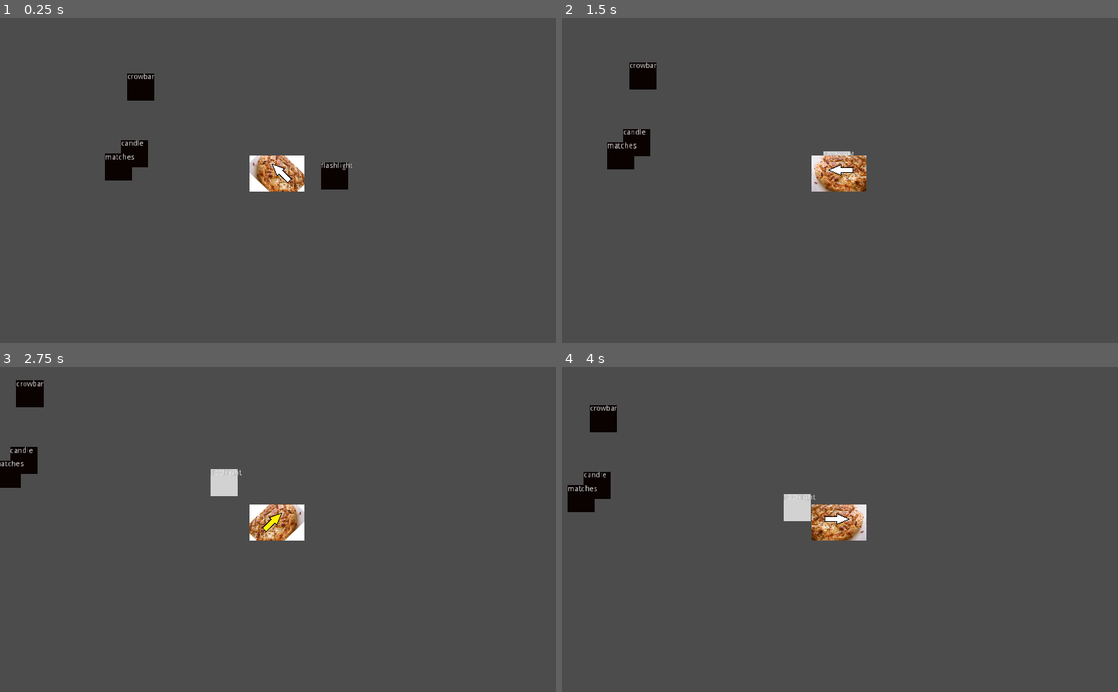
Above: before the commit, frames 1-4 (two rows, left to right).
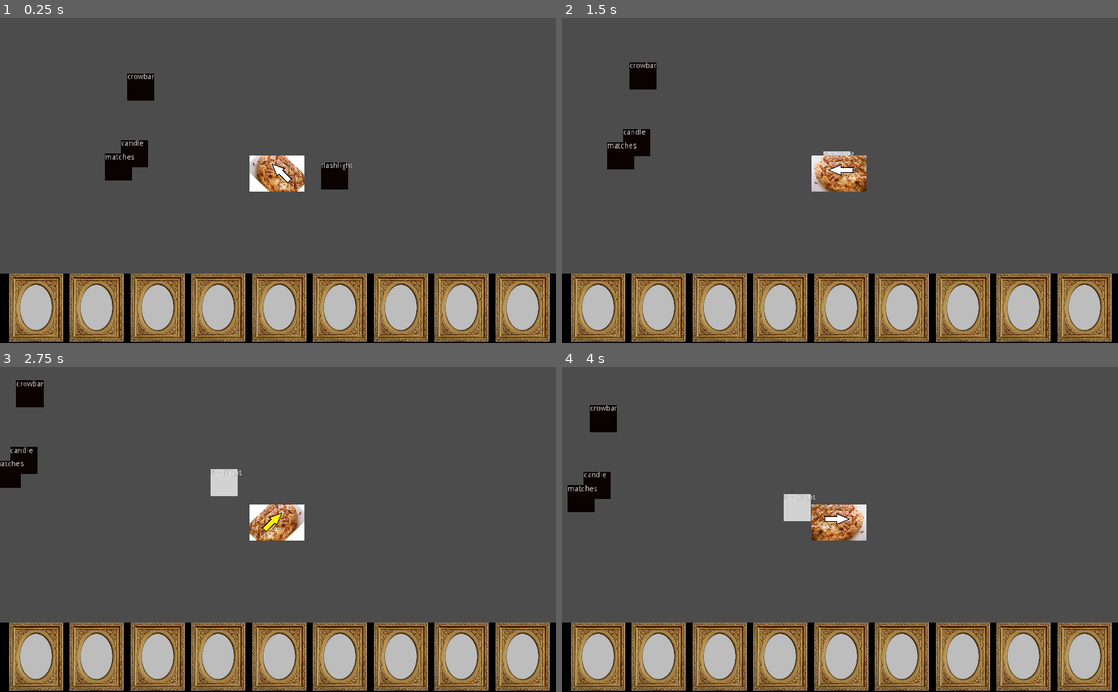
Above: after the commit, the same moments.

Repository: feyrkh/spook-encounters
Game: Godot game, scene res://scene/demo/pickThingsUpDemo.tscn
Two runs of this game, one before a commit and one after it. Both use one fixed random seed, a clock stepped at 60 frames per second and the inputs below. The project has no main scene, so this scene is started directly.
Inputs (mouse positions are in pixels of both pictures, inside the frame that each line leads up to):
- Up to frame 1 (0.25 s): no input
- Up to frame 2 (1.5 s): tap Enter at 0.5 s; move the mouse to (962, 164) at 0.52 s; hold D (p1_move_right) 0.53-1.28 s; tap X (drop_held_item, bound only after the commit) at 0.6 s; click (962, 164) at 0.67 s; tap Q (drop_held_item, bound only before the commit) at 0.8, 1.35 s; move the mouse to (728, 196) at 1.27 s; hold S (p1_move_down) from 1.28 s (still down); click (728, 196) at 1.42 s
- Up to frame 3 (2.75 s): tap 0 (inv_select_0, bound only after the commit) at 1.55, 2.1 s; move the mouse to (333, 458) at 2.02 s; release S (p1_move_down) at 2.03 s; hold D (p1_move_right) from 2.03 s (still down); click (333, 458) at 2.17 s; tap 1 (inv_select_1, bound only after the commit) at 2.3 s
- Up to frame 4 (4 s): move the mouse to (812, 594) at 2.77 s; release D (p1_move_right) at 2.78 s; hold W (p1_move_up) 2.78-3.53 s; tap 1 (inv_select_1, bound only after the commit) at 2.85 s; click (812, 594) at 2.92 s; tap 2 (inv_select_2, bound only after the commit) at 3.05, 3.6 s; move the mouse to (1006, 578) at 3.52 s; hold A (p1_move_left) from 3.53 s (still down); click (1006, 578) at 3.67 s; tap 3 (inv_select_3, bound only after the commit) at 3.8 s

The runs differ from the first frame. In frame 1, 21% of the frame differs, in the area x 0-100%, y 78-100%; in frame 2, 21%; in frame 3, 21%; in frame 4, 21%.

Commit message:
Inventory system
Mouse wheel or number keys 1-9 to select items, 0 to put away equipped item.
E to pick up items, X to drop them.

Diff:
--- a/project.godot
+++ b/project.godot
@@ -25,6 +25,11 @@
 "path": "res://scene/ghost/goal/GoalController.gd"
 }, {
 "base": "Node2D",
+"class": "HeldItem",
+"language": "GDScript",
+"path": "res://scene/player/HeldItem.gd"
+}, {
+"base": "Node2D",
 "class": "MovementController",
 "language": "GDScript",
 "path": "res://scene/ghost/move/MovementController.gd"
@@ -43,6 +48,7 @@
 "FloatController": "",
 "GhostController": "",
 "GoalController": "",
+"HeldItem": "",
 "MovementController": "",
 "PowerSource": "",
 "PowerSourceUtil": ""
@@ -97,12 +103,72 @@
 }
 drop_held_item={
 "deadzone": 0.5,
-"events": [ Object(InputEventKey,"resource_local_to_scene":false,"resource_name":"","device":0,"alt":false,"shift":false,"control":false,"meta":false,"command":false,"pressed":false,"scancode":81,"unicode":0,"echo":false,"script":null)
+"events": [ Object(InputEventKey,"resource_local_to_scene":false,"resource_name":"","device":0,"alt":false,"shift":false,"control":false,"meta":false,"command":false,"pressed":false,"scancode":88,"unicode":0,"echo":false,"script":null)
  ]
 }
 pickup_item={
 "deadzone": 0.5,
 "events": [ Object(InputEventKey,"resource_local_to_scene":false,"resource_name":"","device":0,"alt":false,"shift":false,"control":false,"meta":false,"command":false,"pressed":false,"scancode":69,"unicode":0,"echo":false,"script":null)
+ ]
+}
+next_item={
+"deadzone": 0.5,
+"events": [ Object(InputEventMouseButton,"resource_local_to_scene":false,"resource_name":"","device":-1,"alt":false,"shift":false,"control":false,"meta":false,"command":false,"button_mask":0,"position":Vector2( 0, 0 ),"global_position":Vector2( 0, 0 ),"factor":1.0,"button_index":5,"pressed":false,"doubleclick":false,"script":null)
+ ]
+}
+prev_item={
+"deadzone": 0.5,
+"events": [ Object(InputEventMouseButton,"resource_local_to_scene":false,"resource_name":"","device":-1,"alt":false,"shift":false,"control":false,"meta":false,"command":false,"button_mask":0,"position":Vector2( 0, 0 ),"global_position":Vector2( 0, 0 ),"factor":1.0,"button_index":4,"pressed":false,"doubleclick":false,"script":null)
+ ]
+}
+inv_select_1={
+"deadzone": 0.5,
+"events": [ Object(InputEventKey,"resource_local_to_scene":false,"resource_name":"","device":0,"alt":false,"shift":false,"control":false,"meta":false,"command":false,"pressed":false,"scancode":49,"unicode":0,"echo":false,"script":null)
+ ]
+}
+inv_select_2={
+"deadzone": 0.5,
+"events": [ Object(InputEventKey,"resource_local_to_scene":false,"resource_name":"","device":0,"alt":false,"shift":false,"control":false,"meta":false,"command":false,"pressed":false,"scancode":50,"unicode":0,"echo":false,"script":null)
+ ]
+}
+inv_select_3={
+"deadzone": 0.5,
+"events": [ Object(InputEventKey,"resource_local_to_scene":false,"resource_name":"","device":0,"alt":false,"shift":false,"control":false,"meta":false,"command":false,"pressed":false,"scancode":51,"unicode":0,"echo":false,"script":null)
+ ]
+}
+inv_select_4={
+"deadzone": 0.5,
+"events": [ Object(InputEventKey,"resource_local_to_scene":false,"resource_name":"","device":0,"alt":false,"shift":false,"control":false,"meta":false,"command":false,"pressed":false,"scancode":52,"unicode":0,"echo":false,"script":null)
+ ]
+}
+inv_select_5={
+"deadzone": 0.5,
+"events": [ Object(InputEventKey,"resource_local_to_scene":false,"resource_name":"","device":0,"alt":false,"shift":false,"control":false,"meta":false,"command":false,"pressed":false,"scancode":53,"unicode":0,"echo":false,"script":null)
+ ]
+}
+inv_select_6={
+"deadzone": 0.5,
+"events": [ Object(InputEventKey,"resource_local_to_scene":false,"resource_name":"","device":0,"alt":false,"shift":false,"control":false,"meta":false,"command":false,"pressed":false,"scancode":54,"unicode":0,"echo":false,"script":null)
+ ]
+}
+inv_select_7={
+"deadzone": 0.5,
+"events": [ Object(InputEventKey,"resource_local_to_scene":false,"resource_name":"","device":0,"alt":false,"shift":false,"control":false,"meta":false,"command":false,"pressed":false,"scancode":55,"unicode":0,"echo":false,"script":null)
+ ]
+}
+inv_select_8={
+"deadzone": 0.5,
+"events": [ Object(InputEventKey,"resource_local_to_scene":false,"resource_name":"","device":0,"alt":false,"shift":false,"control":false,"meta":false,"command":false,"pressed":false,"scancode":56,"unicode":0,"echo":false,"script":null)
+ ]
+}
+inv_select_9={
+"deadzone": 0.5,
+"events": [ Object(InputEventKey,"resource_local_to_scene":false,"resource_name":"","device":0,"alt":false,"shift":false,"control":false,"meta":false,"command":false,"pressed":false,"scancode":57,"unicode":0,"echo":false,"script":null)
+ ]
+}
+inv_select_0={
+"deadzone": 0.5,
+"events": [ Object(InputEventKey,"resource_local_to_scene":false,"resource_name":"","device":0,"alt":false,"shift":false,"control":false,"meta":false,"command":false,"pressed":false,"scancode":48,"unicode":0,"echo":false,"script":null)
  ]
 }
 
--- a/scene/demo/pickThingsUpDemo.tscn
+++ b/scene/demo/pickThingsUpDemo.tscn
@@ -1,7 +1,8 @@
-[gd_scene load_steps=3 format=2]
+[gd_scene load_steps=4 format=2]
 
 [ext_resource path="res://scene/player/player.tscn" type="PackedScene" id=1]
 [ext_resource path="res://scene/items/basicItem.tscn" type="PackedScene" id=2]
+[ext_resource path="res://img/itemImage/flashlight.jpg" type="Texture" id=3]
 
 [node name="Node2D" type="Node2D"]
 
@@ -9,6 +10,7 @@
 
 [node name="flashlight" parent="ItemLayer" instance=ExtResource( 2 )]
 position = Vector2( 557.648, 278.551 )
+itemSlotIconTexture = ExtResource( 3 )
 
 [node name="crowbar" parent="ItemLayer" instance=ExtResource( 2 )]
 position = Vector2( 200.291, 114.441 )
--- a/scene/ghost/GhostController.gd
+++ b/scene/ghost/GhostController.gd
@@ -60,7 +60,7 @@
 	var allPowerSources = get_tree().get_nodes_in_group("powerSource")
 	var canDrainFrom = []
 	for powerSource in allPowerSources:
-		if powerSourcesCompatible(powerSource) && powerSource.curPower > 0:
+		if powerSourcesCompatible(powerSource) && powerSource.curPower > 0 && (!powerSource.get('isHeld')):
 			canDrainFrom.append(powerSource)
 	print("Found ", allPowerSources.size(), " power sources, ", canDrainFrom.size(), " of them are compatible with ", self.name)
 
--- a/scene/items/basicItem.gd
+++ b/scene/items/basicItem.gd
@@ -2,6 +2,8 @@
 
 var itemInRange = false
 var itemSelected = false
+var isHeld = false
+export(Texture) var itemSlotIconTexture
 
 func updateHighlight():
 	if itemSelected: $placeholderImage.setBackgroundColor(Color.lightgray)
--- a/scene/items/basicItem.tscn
+++ b/scene/items/basicItem.tscn
@@ -1,7 +1,8 @@
-[gd_scene load_steps=4 format=2]
+[gd_scene load_steps=5 format=2]
 
 [ext_resource path="res://scene/items/placeholderItem.tscn" type="PackedScene" id=1]
 [ext_resource path="res://scene/items/basicItem.gd" type="Script" id=2]
+[ext_resource path="res://img/itemImage/default.jpg" type="Texture" id=3]
 
 [sub_resource type="RectangleShape2D" id=1]
 extents = Vector2( 25.4773, 25.8857 )
@@ -9,6 +10,7 @@
 [node name="BasicItem" type="Node2D"]
 position = Vector2( -1.18921, 28.541 )
 script = ExtResource( 2 )
+itemSlotIconTexture = ExtResource( 3 )
 
 [node name="placeholderImage" parent="." instance=ExtResource( 1 )]
 position = Vector2( -1.64295, -24.9623 )
--- a/scene/player/HeldItem.gd
+++ b/scene/player/HeldItem.gd
@@ -1,4 +1,5 @@
 extends Node2D
+class_name HeldItem
 
 # See also MouseRotationPlayerController.gd
 export(NodePath) var itemLayer # where to put items that are dropped
@@ -6,27 +7,28 @@
 var facing = Right
 var heldItem = null
 
+signal item_drop_requested # (heldItem)
+
 func _ready():
 	if itemLayer == null:
 		itemLayer = '../..'
 
-func _process(delta):
-	if Input.is_action_just_pressed('drop_held_item'): dropItem()
-
-func pickUpItem(item) -> bool:
-	if heldItem != null: return false
+func holdItem(item):
+	var attachPoint:Node2D = getAttachPoint(facing)
+	unholdItem()
 	heldItem = item
-	if item == null: return false
-	if item.has_method('onPickup'):
-		item.onPickup()
-	var attachPoint:Node2D = getAttachPoint(facing)
-	if !attachPoint: return false
-	heldItem.get_parent().remove_child(heldItem)
+	heldItem.visible = true
+	if heldItem.get_parent() != null:
+		heldItem.get_parent().remove_child(heldItem)
 	attachPoint.add_child(heldItem)
 	heldItem.position = Vector2.ZERO
-	if item.has_method('onPickup'):
-		item.onPickup()
-	return true
+
+func unholdItem():
+	if heldItem:
+		# Already holding an item - it must be going back into inventory, so make it invisible
+		heldItem.visible = false
+		if heldItem.get_parent() != null:
+			heldItem.get_parent().remove_child(heldItem)
 
 func dropItem() -> bool:
 	if heldItem == null: return false
@@ -34,8 +36,10 @@
 
 	get_node(itemLayer).add_child(heldItem)
 	heldItem.global_position = getAttachPoint(facing).global_position + getAttachPoint(facing).position + Vector2(0, rand_range(10, 20))
+	heldItem.isHeld = false
 	if heldItem.has_method('onDrop'):
 		heldItem.onDrop()
+	emit_signal("itemDropped", heldItem)
 	heldItem = null
 	return true
 
@@ -50,8 +54,8 @@
 		oldAttach.remove_child(child)
 		newAttach.add_child(child)
 
-func getAttachPoint(facing):
-	match facing:
+func getAttachPoint(_facing):
+	match _facing:
 		Left: return $Left
 		DownLeft: return $DownLeft
 		UpLeft: return $UpLeft
@@ -62,6 +66,6 @@
 		Down: return $Down
 
 
-func _on_ItemDetector_itemPickupRequested(newItem):
-	if heldItem: dropItem()
-	pickUpItem(newItem)
+#func _on_ItemDetector_itemPickupRequested(newItem):
+#	if heldItem: dropItem()
+#	pickUpItem(newItem)
--- a/scene/player/ItemDetector.gd
+++ b/scene/player/ItemDetector.gd
@@ -41,6 +41,8 @@
 func _on_ItemDetector_area_entered(area):
 	print('something entered itemdetector: ', area)
 	var item = area.get_parent()
+	if item.isHeld:
+		return # Don't count items which are already being held
 	itemsInRange.append(item)
 	if item.has_method('addItemInRangeHighlight'):
 		print('adding in-range highlight to ', item.name)
--- /dev/null
+++ b/scene/player/inventory/PlayerInventory.gd
@@ -0,0 +1,158 @@
+extends Node2D
+
+signal noRoomForNewItem
+signal itemUnequipped # (item)
+signal itemEquipped # (item)
+
+export(NodePath) var itemHolderPath
+var itemHolder:HeldItem
+var emptyHandItem
+var invSlots = [null, null, null, null, null, null, null, null, null] # Actual objects that are held - not to be confused with their placeholder images
+var equippedItem = null
+
+func _ready():
+	emptyHandItem = find_node("EmptyHandItem", true)
+	itemHolder = get_node(itemHolderPath)
+	connect("itemEquipped", itemHolder, 'onItemEquipped')
+	updateAllInvSlotImages()
+
+func updateAllInvSlotImages():
+	for i in range(invSlots.size()):
+		updateInvSlotImage(i)
+
+func _process(delta):
+	if Input.is_action_just_released('next_item'):
+		switchToNextItem(1)
+	if Input.is_action_just_released('prev_item'):
+		switchToNextItem(-1)
+	if Input.is_action_just_pressed('drop_held_item'):
+		onItemDropRequested(equippedItem)
+	if Input.is_action_just_pressed("inv_select_0"):
+		switchToItem(-1)
+	if Input.is_action_just_pressed("inv_select_1"):
+		switchToItem(0)
+	if Input.is_action_just_pressed("inv_select_2"):
+		switchToItem(1)
+	if Input.is_action_just_pressed("inv_select_3"):
+		switchToItem(2)
+	if Input.is_action_just_pressed("inv_select_4"):
+		switchToItem(3)
+	if Input.is_action_just_pressed("inv_select_5"):
+		switchToItem(4)
+	if Input.is_action_just_pressed("inv_select_6"):
+		switchToItem(5)
+	if Input.is_action_just_pressed("inv_select_7"):
+		switchToItem(6)
+	if Input.is_action_just_pressed("inv_select_8"):
+		switchToItem(7)
+	if Input.is_action_just_pressed("inv_select_9"):
+		switchToItem(8)
+
+
+func isRoomForNewItem():
+	for invSlot in invSlots:
+		if invSlot == null: return true
+	return false
+
+func pickupNewItem(newItem):
+	if newItem == null: return
+	var newItemSlot
+	for i in range(invSlots.size()):
+		if invSlots[i] == null:
+			newItemSlot=i
+			break
+	invSlots[newItemSlot] = newItem
+	newItem.isHeld = true
+	if equippedItem == null:
+		setEquippedItem(newItem)
+	else:
+		putItemInBag(newItem)
+	updateInvSlotImage(newItemSlot)
+
+func updateInvSlotImage(itemSlotIdx):
+	var itemFrame = $ItemFrames.get_child(itemSlotIdx)
+	if invSlots[itemSlotIdx] == null:
+		itemFrame.get_node('ItemIcon').visible = false
+		itemFrame.modulate = Color.gray
+	else:
+		if invSlots[itemSlotIdx] == equippedItem: itemFrame.modulate = Color.white
+		else: itemFrame.modulate = Color.gray
+		itemFrame.get_node('ItemIcon').visible = true
+		var icon = invSlots[itemSlotIdx].itemSlotIconTexture
+		if icon:
+			itemFrame.get_node('ItemIcon').texture = icon
+
+func onItemPickupRequested(highlightedItem):
+	if !isRoomForNewItem():
+		emit_signal("noRoomForNewItem")
+		return
+	pickupNewItem(highlightedItem)
+
+func onItemDropRequested(heldItem):
+	if heldItem:
+		if itemHolder.dropItem():
+			for i in range(invSlots.size()):
+				if invSlots[i] == heldItem:
+					invSlots[i] = null
+					updateInvSlotImage(i)
+			equippedItem = null
+
+
+func setEquippedItem(newItem):
+	if equippedItem == newItem: return
+	if equippedItem:
+		emit_signal("itemUnequipped", equippedItem)
+		itemHolder.unholdItem()
+	equippedItem = newItem
+	if newItem:
+		itemHolder.holdItem(equippedItem)
+		emit_signal("itemEquipped", equippedItem)
+	updateAllInvSlotImages()
+
+func putItemInBag(item):
+	if item == null: return
+	item.visible = false
+	item.get_parent().remove_child(item)
+	add_child(item)
+	item.position = Vector2.ZERO
+	if item == equippedItem:
+		equippedItem = null
+	updateAllInvSlotImages()
+
+func getEquippedItemSlot():
+	if equippedItem == null: return -1
+	for i in range(invSlots.size()):
+		if invSlots[i] != null && invSlots[i] == equippedItem:
+			return i
+	return -1
+
+func switchToItem(itemIndex):
+	if itemIndex < 0 || itemIndex >= invSlots.size():
+		putItemInBag(equippedItem)
+		return
+	setEquippedItem(invSlots[itemIndex])
+
+func switchToNextItem(direction):
+	var origSlot = getEquippedItemSlot()
+	var curSlot = (origSlot + direction) % (invSlots.size() + 1)
+	var slotTries = invSlots.size()+1
+	while curSlot != origSlot:
+		slotTries -= 1
+		if slotTries < 0: return
+		if curSlot < 0: curSlot += invSlots.size() + 1
+		if curSlot >= invSlots.size():
+			if equippedItem:
+				# We wrapped around the end of the list, unequip the item instead
+				putItemInBag(equippedItem)
+				return
+			elif origSlot == -1:
+				# We started with an unequipped item, just keep going rather than unequipping
+				curSlot = (curSlot + direction) % (invSlots.size() + 1)
+			else:
+				# We must not have any items at all, just stop here
+				return
+		if invSlots[curSlot] != null:
+			setEquippedItem(invSlots[curSlot])
+			return
+		curSlot = (curSlot + direction) % (invSlots.size() + 1)
+	# If we didn't switch items then we only had the one item
--- /dev/null
+++ b/scene/player/inventory/emptyHandItem.tscn
@@ -0,0 +1,10 @@
+[gd_scene load_steps=2 format=2]
+
+[ext_resource path="res://scene/player/inventory/hand.jpg" type="Texture" id=1]
+
+[node name="EmptyHandItem" type="Node2D"]
+
+[node name="hand" type="Sprite" parent="."]
+position = Vector2( -24, -40 )
+texture = ExtResource( 1 )
+centered = false
--- /dev/null
+++ b/scene/player/inventory/inventorySlot.tscn
@@ -0,0 +1,16 @@
+[gd_scene load_steps=3 format=2]
+
+[ext_resource path="res://scene/player/inventory/itemFrame.jpg" type="Texture" id=1]
+[ext_resource path="res://img/itemImage/default.jpg" type="Texture" id=2]
+
+[node name="InventorySlot" type="Node2D"]
+
+[node name="itemFrame" type="Sprite" parent="."]
+scale = Vector2( 0.5, 0.5 )
+texture = ExtResource( 1 )
+centered = false
+
+[node name="ItemIcon" type="Sprite" parent="."]
+visible = false
+position = Vector2( 48, 64 )
+texture = ExtResource( 2 )
--- /dev/null
+++ b/scene/player/inventory/playerInventory.tscn
@@ -0,0 +1,51 @@
+[gd_scene load_steps=4 format=2]
+
+[ext_resource path="res://scene/player/inventory/inventorySlot.tscn" type="PackedScene" id=1]
+[ext_resource path="res://scene/player/inventory/emptyHandItem.tscn" type="PackedScene" id=2]
+[ext_resource path="res://scene/player/inventory/PlayerInventory.gd" type="Script" id=3]
+
+[node name="PlayerInventory" type="Node2D"]
+script = ExtResource( 3 )
+
+[node name="ColorRect" type="ColorRect" parent="."]
+margin_top = 472.0
+margin_right = 1024.0
+margin_bottom = 600.0
+color = Color( 0, 0, 0, 1 )
+__meta__ = {
+"_edit_use_anchors_": false
+}
+
+[node name="ItemFrames" type="Node2D" parent="."]
+position = Vector2( 8, 0 )
+
+[node name="ItemSlot0" parent="ItemFrames" instance=ExtResource( 1 )]
+position = Vector2( 8, 472 )
+
+[node name="ItemSlot1" parent="ItemFrames" instance=ExtResource( 1 )]
+position = Vector2( 120, 472 )
+
+[node name="ItemSlot2" parent="ItemFrames" instance=ExtResource( 1 )]
+position = Vector2( 232, 472 )
+
+[node name="ItemSlot3" parent="ItemFrames" instance=ExtResource( 1 )]
+position = Vector2( 344, 472 )
+
+[node name="ItemSlot4" parent="ItemFrames" instance=ExtResource( 1 )]
+position = Vector2( 456, 472 )
+
+[node name="ItemSlot5" parent="ItemFrames" instance=ExtResource( 1 )]
+position = Vector2( 568, 472 )
+
+[node name="ItemSlot6" parent="ItemFrames" instance=ExtResource( 1 )]
+position = Vector2( 680, 472 )
+
+[node name="ItemSlot7" parent="ItemFrames" instance=ExtResource( 1 )]
+position = Vector2( 792, 472 )
+
+[node name="ItemSlot8" parent="ItemFrames" instance=ExtResource( 1 )]
+position = Vector2( 904, 472 )
+
+[node name="EmptyHandItem" parent="." instance=ExtResource( 2 )]
+visible = false
+position = Vector2( 64, 536 )
--- a/scene/player/player.tscn
+++ b/scene/player/player.tscn
@@ -13,9 +13,20 @@
 [ext_resource path="res://scene/player/walk/player-upRight.png" type="Texture" id=11]
 [ext_resource path="res://scene/player/walk/player-up2.png" type="Texture" id=12]
 [ext_resource path="res://scene/player/ItemDetector.gd" type="Script" id=13]
+[ext_resource path="res://scene/player/inventory/playerInventory.tscn" type="PackedScene" id=14]
 
 [sub_resource type="SpriteFrames" id=1]
 animations = [ {
+"frames": [ ExtResource( 5 ), ExtResource( 6 ) ],
+"loop": true,
+"name": "moveDownRight",
+"speed": 5.0
+}, {
+"frames": [ ExtResource( 10 ), ExtResource( 12 ) ],
+"loop": true,
+"name": "moveUp",
+"speed": 5.0
+}, {
 "frames": [ ExtResource( 4 ), ExtResource( 1 ) ],
 "loop": true,
 "name": "moveDown",
@@ -26,23 +37,13 @@
 "name": "moveRight",
 "speed": 5.0
 }, {
-"frames": [ ExtResource( 5 ), ExtResource( 6 ) ],
-"loop": true,
-"name": "moveDownRight",
-"speed": 5.0
-}, {
 "frames": [ ExtResource( 11 ), ExtResource( 9 ) ],
 "loop": true,
 "name": "moveUpRight",
 "speed": 5.0
-}, {
-"frames": [ ExtResource( 10 ), ExtResource( 12 ) ],
-"loop": true,
-"name": "moveUp",
-"speed": 5.0
 } ]
 
-[sub_resource type="RectangleShape2D" id=4]
+[sub_resource type="RectangleShape2D" id=2]
 extents = Vector2( 82, 75 )
 
 [sub_resource type="CapsuleShape2D" id=3]
@@ -110,9 +111,12 @@
 
 [node name="HudLayer" type="CanvasLayer" parent="."]
 
+[node name="PlayerInventory" parent="HudLayer" instance=ExtResource( 14 )]
+itemHolderPath = NodePath("../../HeldItem")
+
 [node name="Camera2D" type="Camera2D" parent="."]
 current = true
 [connection signal="facingChange" from="MoveController" to="HeldItem" method="_on_MoveController_facingChange"]
 [connection signal="area_entered" from="ItemDetector" to="ItemDetector" method="_on_ItemDetector_area_entered"]
 [connection signal="area_exited" from="ItemDetector" to="ItemDetector" method="_on_ItemDetector_area_exited"]
-[connection signal="itemPickupRequested" from="ItemDetector" to="HeldItem" method="_on_ItemDetector_itemPickupRequested"]
+[connection signal="itemPickupRequested" from="ItemDetector" to="HudLayer/PlayerInventory" method="onItemPickupRequested"]
Binary file added: img/itemImage/default.jpg
Not shown, added: img/itemImage/default.jpg.import
Binary file added: img/itemImage/flashlight.jpg
Not shown, added: img/itemImage/flashlight.jpg.import
Binary file added: scene/player/inventory/hand.jpg
Not shown, added: scene/player/inventory/hand.jpg.import
Binary file added: scene/player/inventory/itemFrame.jpg
Not shown, added: scene/player/inventory/itemFrame.jpg.import
Not shown: 2 places in scene/player/player.tscn that only renumber resources
